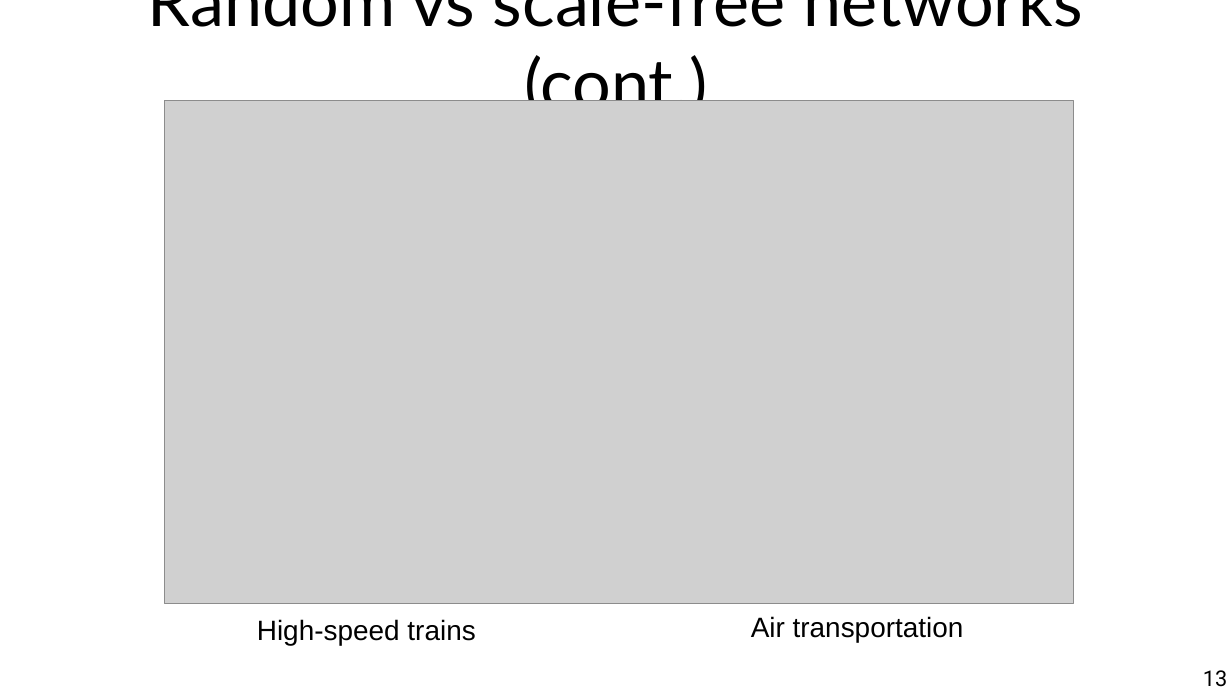
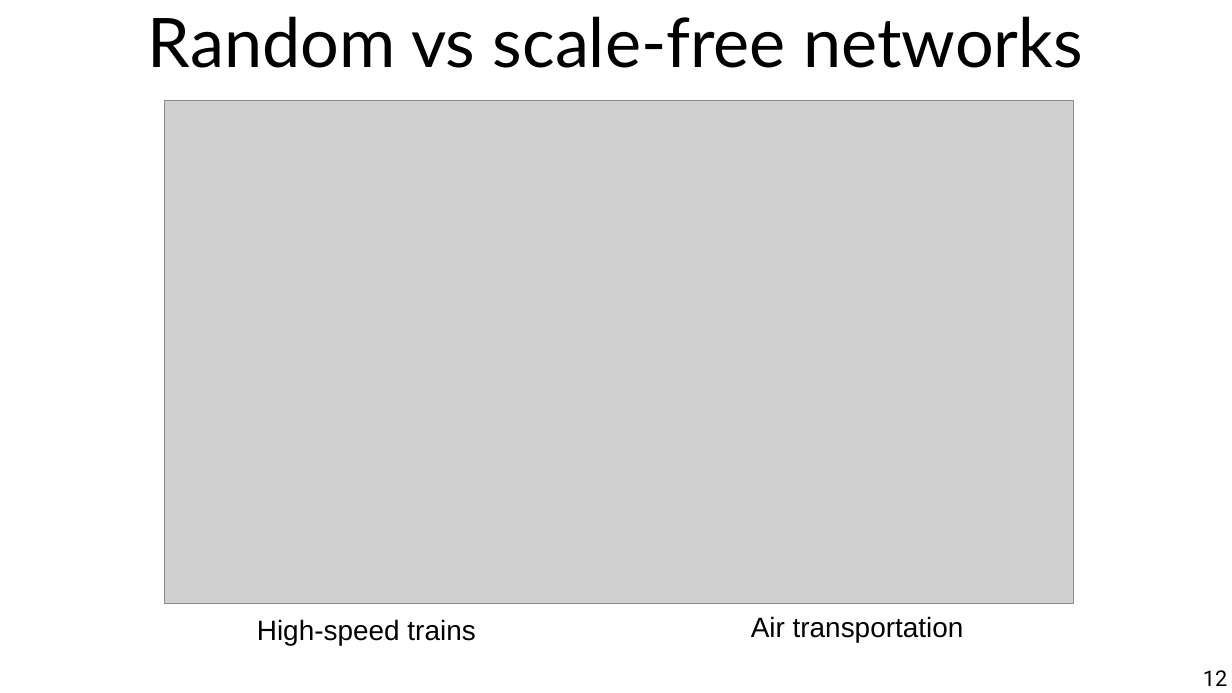
Before and after one commit to chatox/networks-science-course, a slide deck: slide 12 of theory/odp/tt13-scale_free_networks.odp (slide 13 before the commit). Drawn at 1232x693 pixels with LibreOffice and Linux fonts; fonts in the diff are those of the drawing; grey boxes stand for pictures. Boxes give left, top, right and bottom in pixels: in the first picture for what was removed or moved away, otherwise in the second. Text is boxed around its words. In the diff, an @@ line names an element or a change of style, - is before the commit and + after.

```diff
--- a/theory/odp/tt13-scale_free_networks.odp
+++ b/theory/odp/tt13-scale_free_networks.odp
@@ title at (x1=148, y1=16, x2=1083, y2=68): text changed @@
-Random vs scale-free networks (cont.)
+Random vs scale-free networks
@@ page number at (x1=1203, y1=670, x2=1227, y2=686): text changed @@
-13
+12
```
Also in this commit, not shown: 5 other slides changed, 1 other file.
